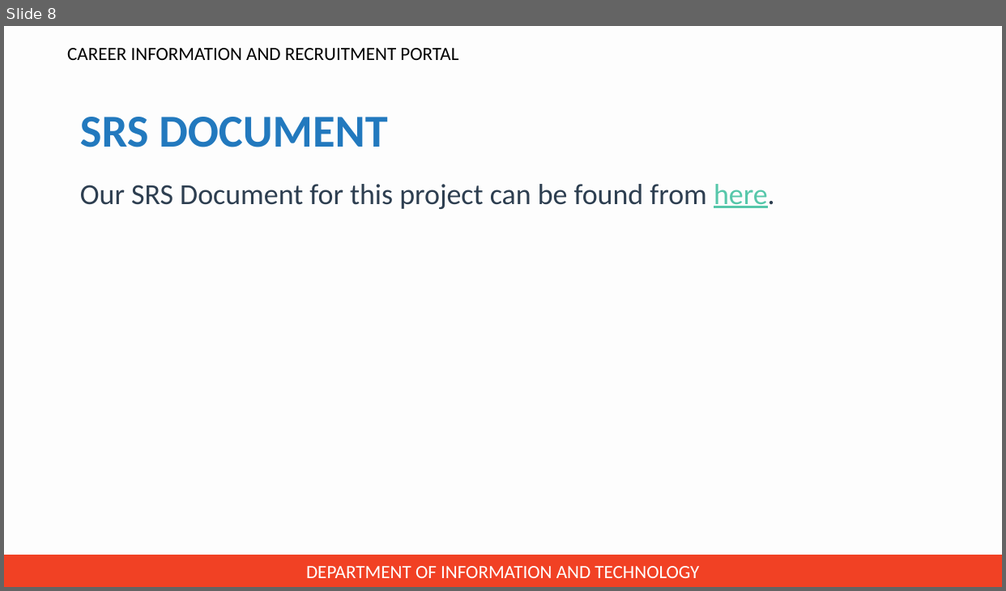
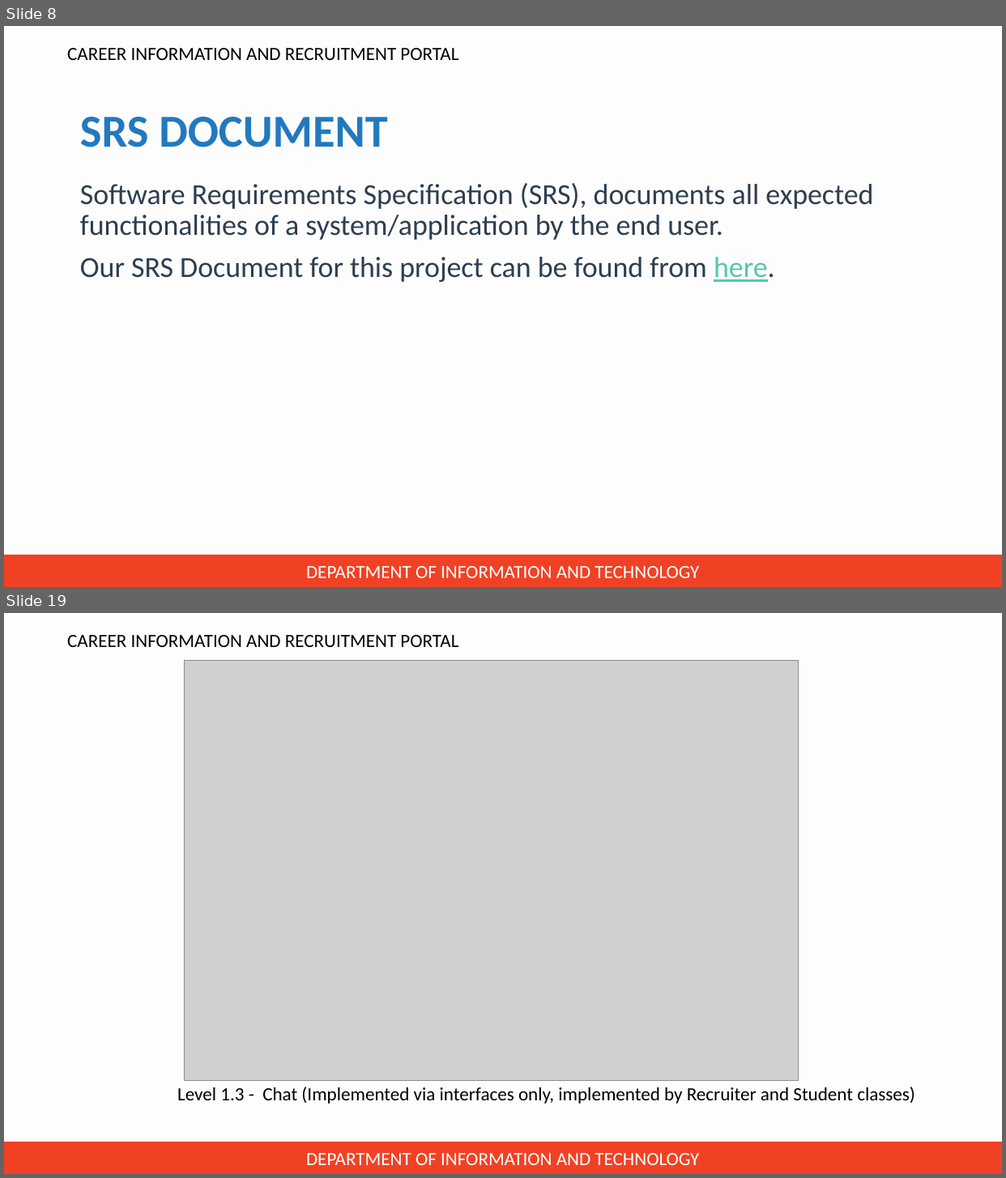
Before and after one commit to jincy-p-janardhanan/Career-Information-and-Recruitment-Portal, a slide deck: Presentation for zeroth review/PPT for zeroth review.pptx. Shown one above the other, each under a label of ours: slide 8 before the commit, slides 8 and 19 after it; the slides between them are not shown. The pictures are 1006x591 and 1006x1178 pixels, drawn with LibreOffice and Linux fonts; fonts in the diff are those of the drawing; grey boxes stand for pictures; background and template pictures are left out. Boxes give left, top, right and bottom in pixels: in the first picture for what was removed or moved away, otherwise in the second. Text is boxed around its words. In the diff, an @@ line names an element or a change of style, - is before the commit and + after.

```diff
--- a/Presentation for zeroth review/PPT for zeroth review.pptx
+++ b/Presentation for zeroth review/PPT for zeroth review.pptx
@@ slide 19 added at bbox=[4, 613, 1002, 1174], background #F2F2F2 at 9% opacity; not listed: 2 template elements that a slide beside it also shows @@
@@ picture added at bbox=[184, 661, 799, 1081] @@
@@ text added at bbox=[177, 1087, 915, 1104], 18 pt, text #000000 @@
+Level 1.3 - Chat (Implemented via interfaces only, implemented by Recruiter and Student classes)
@@ slide 8 changed as well @@
@@ text at bbox=[80, 183, 873, 240]: paragraph added @@
+Software Requirements Specification (SRS), documents all expected functionalities of a system/application by the end user.
```
Also in this commit, not shown: 4 other slides changed, 28 other slides added, 2 slides removed.
